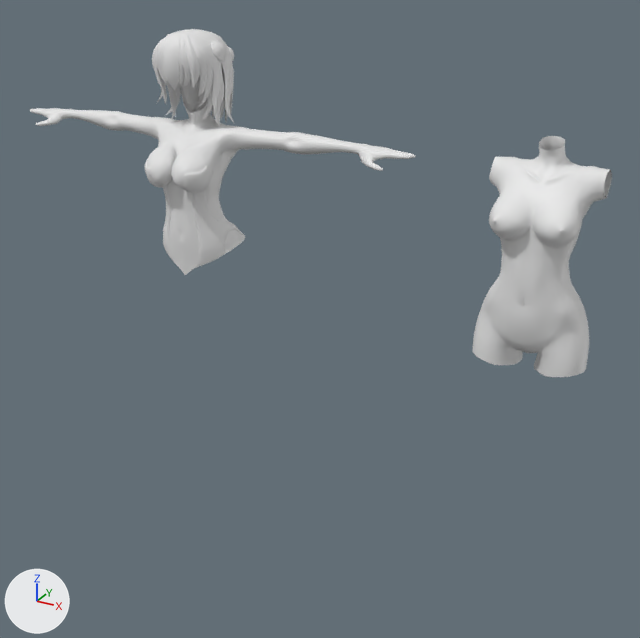
The Blender file AutomatedModels/ExtractedGameAssets/Ricca/ExtractedAssets.blend, before and after one commit.
Before and after are seen from a camera (50 mm lens) standing at (0.561, -2.208, 1.867) and looking at (-0.679, 0.048, 0.739). Arrows for +X, +Y and +Z are at lower left; the lights stay in place.

Objects in the first picture: 'arachne_body', 'rcc_body'.
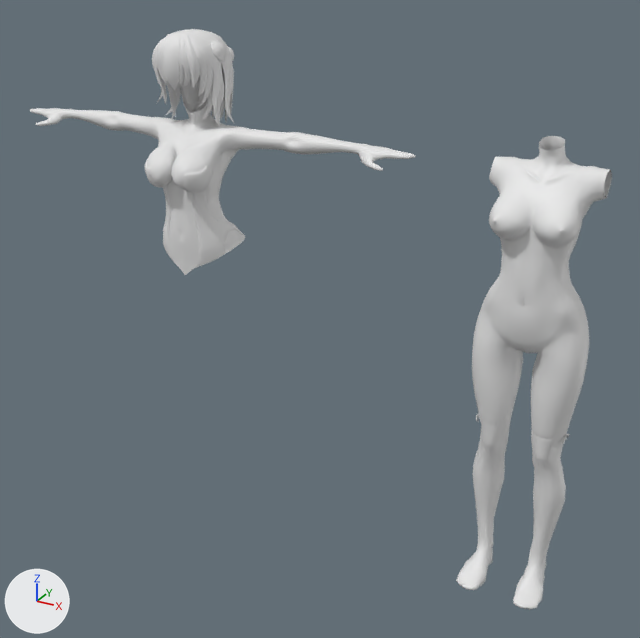
Boxes [x1, y1, x2, y2] around the edits, measured in the pictures (640 x 638 px):
'rck_v_leg', added: after [456, 350, 586, 610]

Patch to the scene script:
```diff
--- a/AutomatedModels/ExtractedGameAssets/Ricca/ExtractedAssets.blend.py
+++ b/AutomatedModels/ExtractedGameAssets/Ricca/ExtractedAssets.blend.py
@@ me_rck_v_leg @@
+me_rck_v_leg.from_pydata(...)  # 2140 vertices, 3020 faces; spans x -0.157..0.157, y -0.112..0.105, z 0.017..0.782
@@ ob_rck_v_leg @@
+ob_rck_v_leg = bpy.data.objects.new('rck_v_leg', me_rck_v_leg)
+ob_rck_v_leg.location = (0.0, 0.0, 0.0)
```
